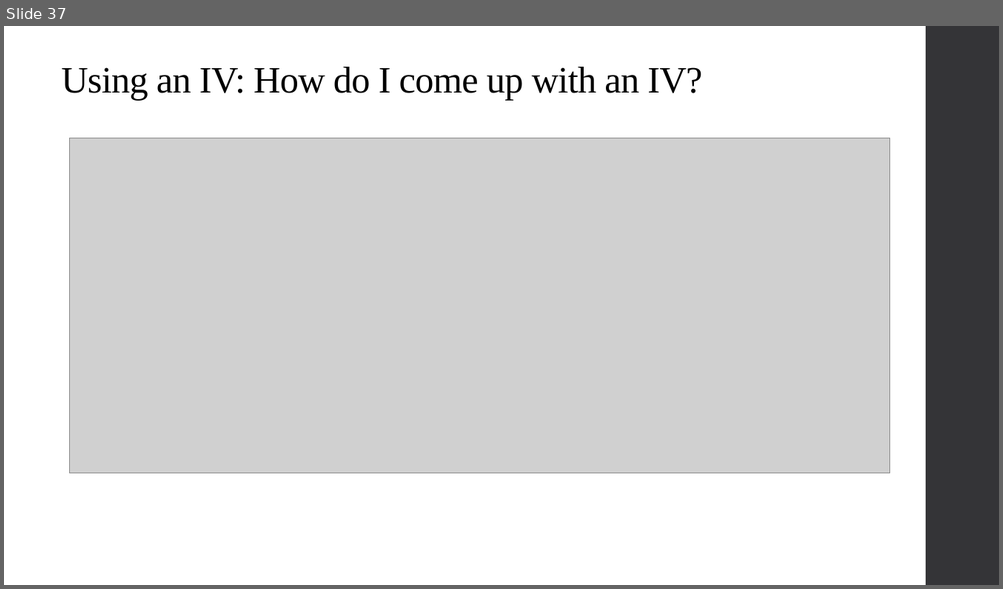
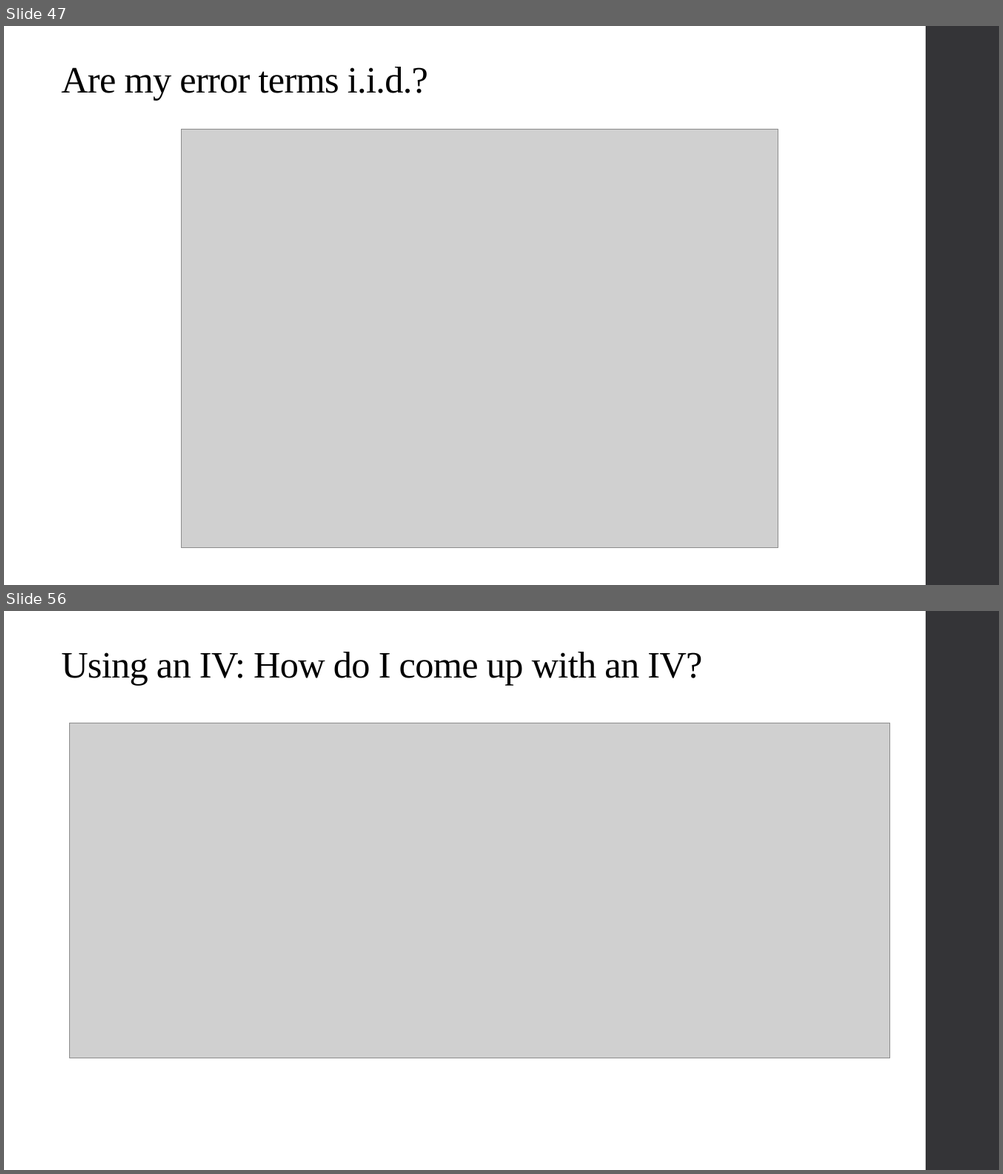
Before and after one commit to alex-hoagland/HAD5744, a slide deck: Lecture08_IV2/Lecture08_IVEstimation2.pptx. Shown one above the other, each under a label of ours: slide 37 before the commit, slides 47 and 56 after it; the slides between them are not shown. The pictures are 1003x589 and 1003x1174 pixels, drawn with LibreOffice and Linux fonts; fonts in the diff are those of the drawing; grey boxes stand for pictures. Boxes give left, top, right and bottom in pixels: in the first picture for what was removed or moved away, otherwise in the second. Text is boxed around its words. In the diff, an @@ line names an element or a change of style, - is before the commit and + after.

```diff
--- a/Lecture08_IV2/Lecture08_IVEstimation2.pptx
+++ b/Lecture08_IV2/Lecture08_IVEstimation2.pptx
@@ slide 47 added at [4,26,999,585], background #FFFFFF; not listed: 1 template element that a slide beside it also shows @@
@@ title added at [61,67,428,100], 36 pt, text #000000 @@
+Are my error terms i.i.d.?
@@ picture added at [182,129,779,548] @@
@@ what was slide 37 is now slide 56 @@
```
Also in this commit, not shown: 9 slides changed, 21 other slides added, 3 slides removed, 5 other files.
